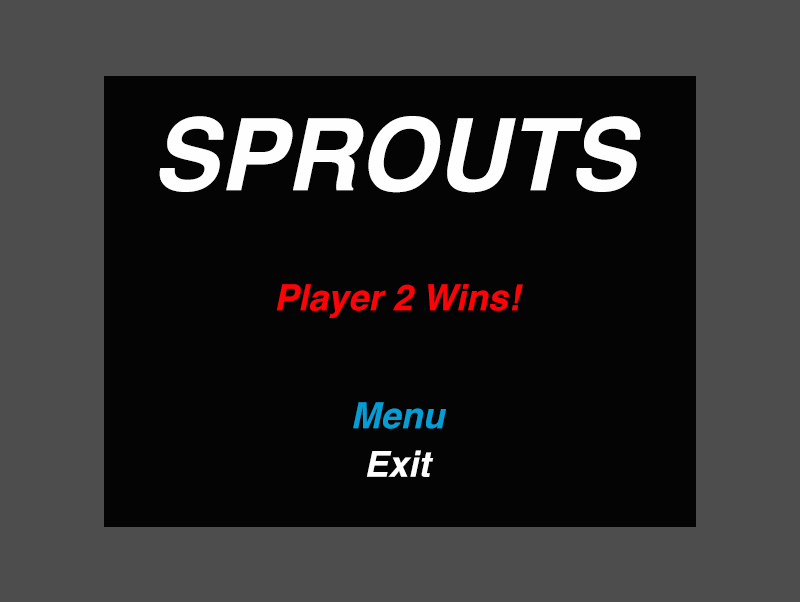
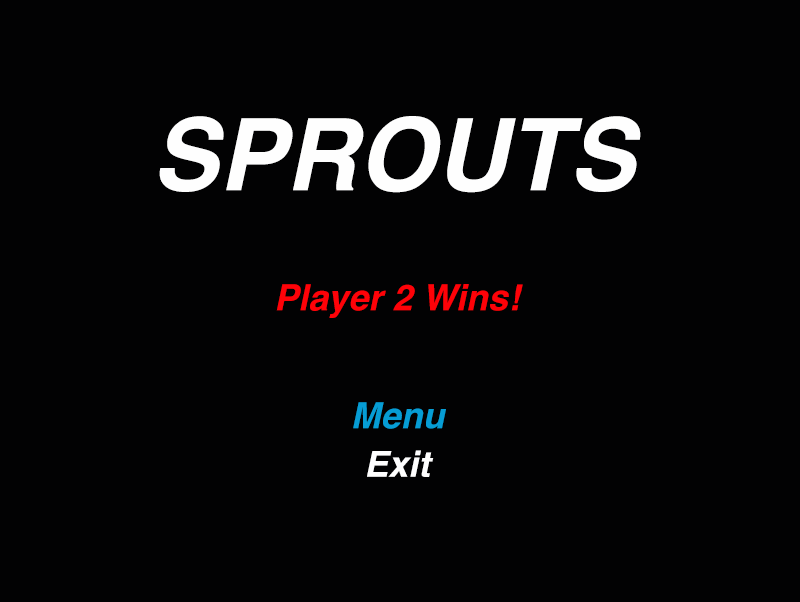
Layered file, before and after one edit (800x602). Changes by layer:
removed layer "Layer 2" over box(104, 76, 696, 527)
"Layer 1": opacity 70% → 100% over box(0, 0, 800, 602)
